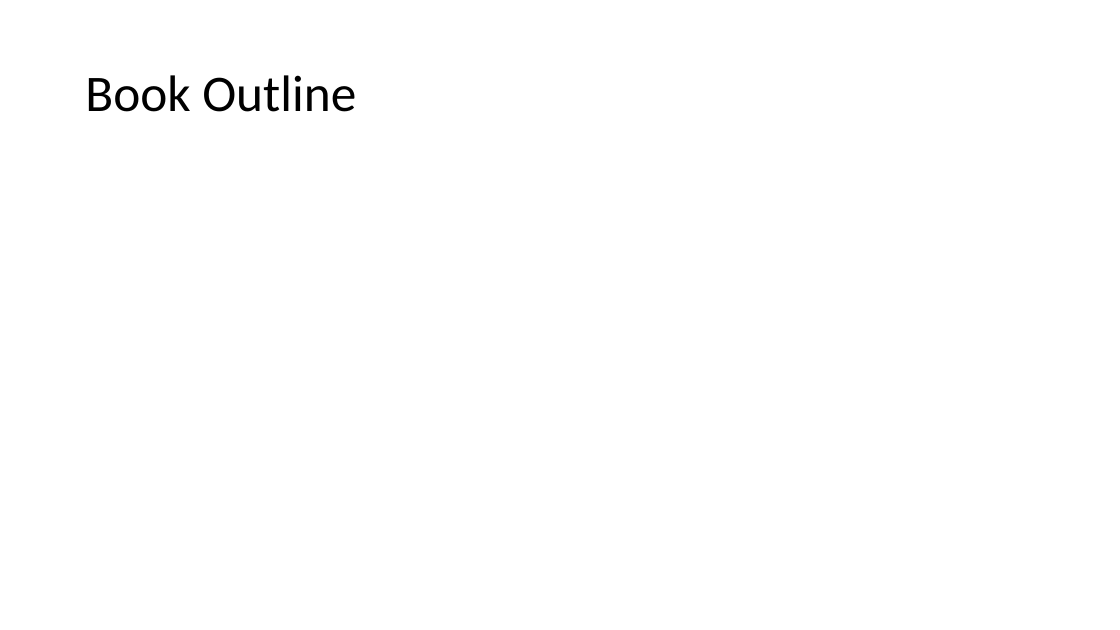
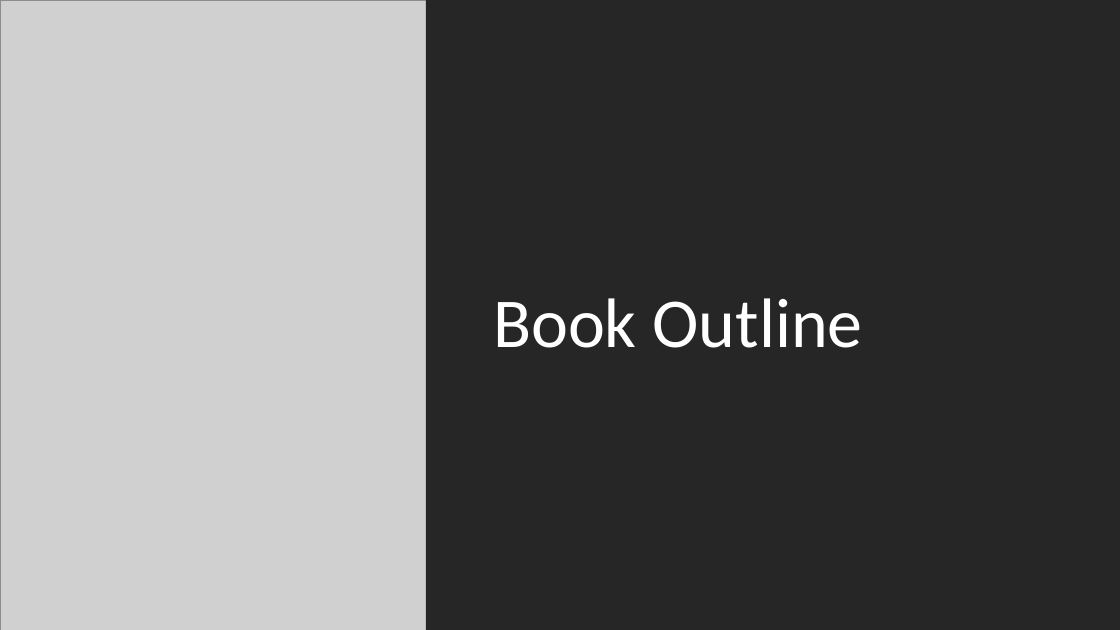
Before and after one commit to abmgis/abmgis, a slide deck: slide 11 of Chapter01-ABMGIS/Chapter1.pptx (slide 10 before the commit). Drawn at 1120x630 pixels with LibreOffice and Linux fonts; fonts in the diff are those of the drawing; grey boxes stand for pictures. Boxes give left, top, right and bottom in pixels: in the first picture for what was removed or moved away, otherwise in the second. Text is boxed around its words. In the diff, an @@ line names an element or a change of style, - is before the commit and + after.

```diff
--- a/Chapter01-ABMGIS/Chapter1.pptx
+++ b/Chapter01-ABMGIS/Chapter1.pptx
@@ picture added at box(0, 0, 426, 630) @@
@@ rectangle added at box(426, 0, 1120, 630), fill #262626 @@
@@ title "Book Outline": place and size @@
-title "Book Outline" at box(85, 75, 356, 112)
+title "Book Outline" at box(493, 298, 863, 348)
@@ title "Book Outline" at box(493, 298, 863, 348): size 44 to 60 pt, text colour #000000 to #FFFFFF; vertical alignment middle to bottom @@
```
Also in this commit, not shown: 8 other slides changed, 18 slides added, 7 slides removed, 1 other file.
